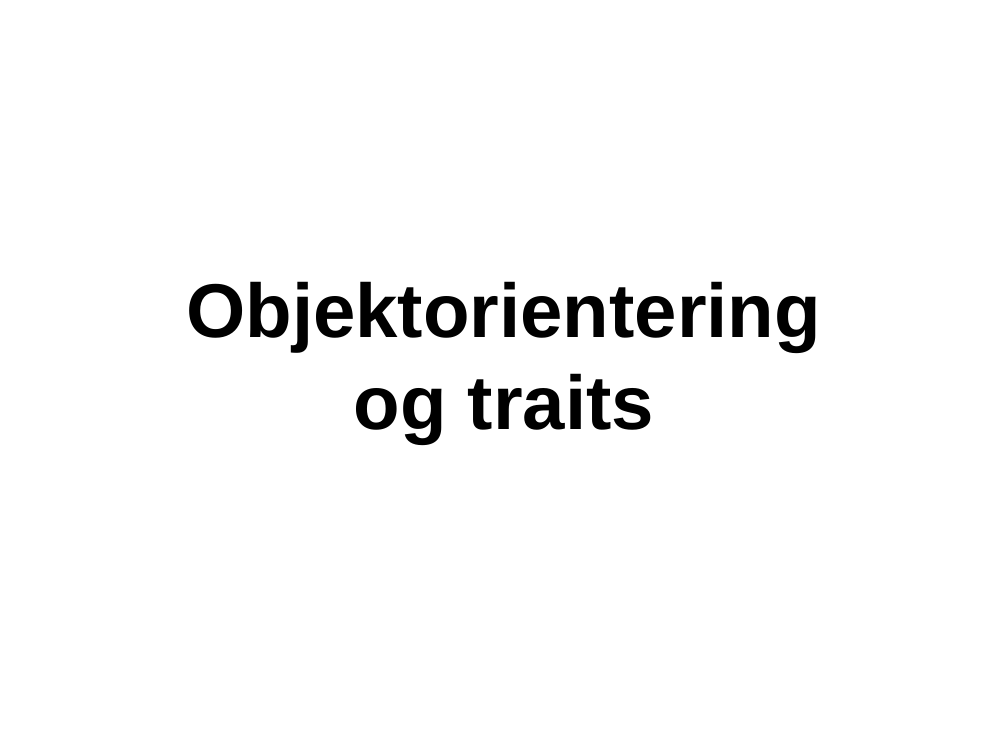
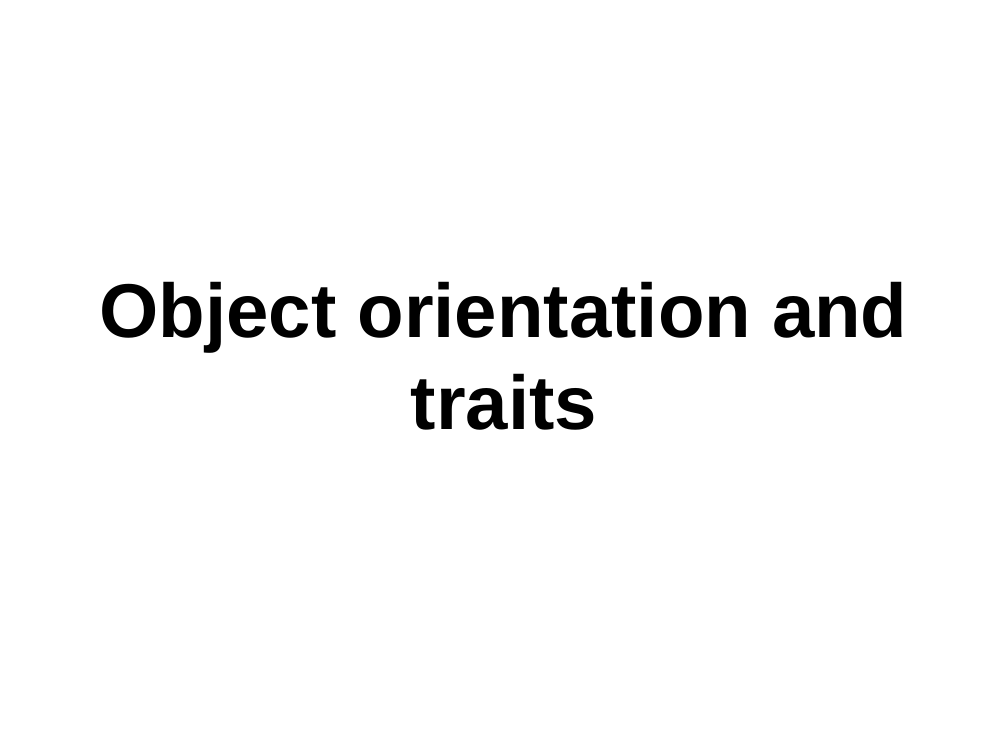
Before and after one commit to javaBin/scala-training-slides, a slide deck: slide 1 of 1.6 - OO-traits.odp. Drawn at 1008x756 pixels with LibreOffice and Linux fonts; fonts in the diff are those of the drawing; background and template pictures are left out. Boxes give left, top, right and bottom in pixels: in the first picture for what was removed or moved away, otherwise in the second. Text is boxed around its words. In the diff, an @@ line names an element or a change of style, - is before the commit and + after.

```diff
--- a/1.6 - OO-traits.odp
+++ b/1.6 - OO-traits.odp
@@ subtitle at (x1=100, y1=281, x2=907, y2=430): text changed @@
-Objektorientering
-og traits
+Object orientation and
+traits
```
Also in this commit, not shown: 12 other slides changed.
